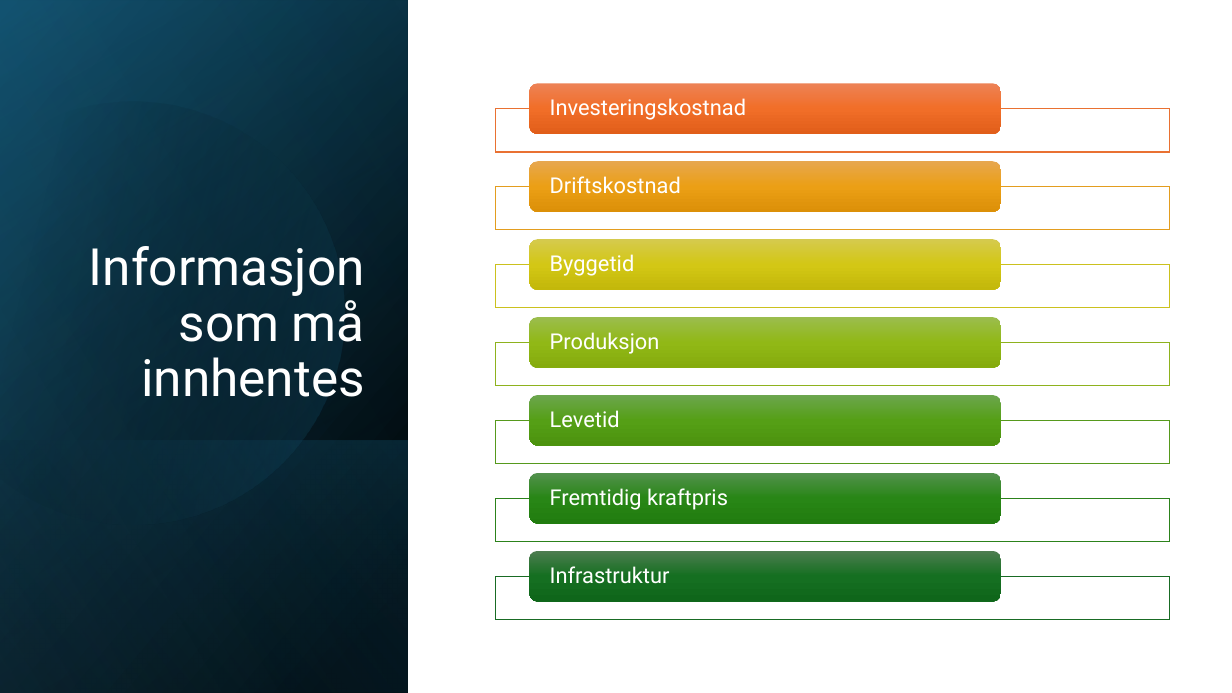
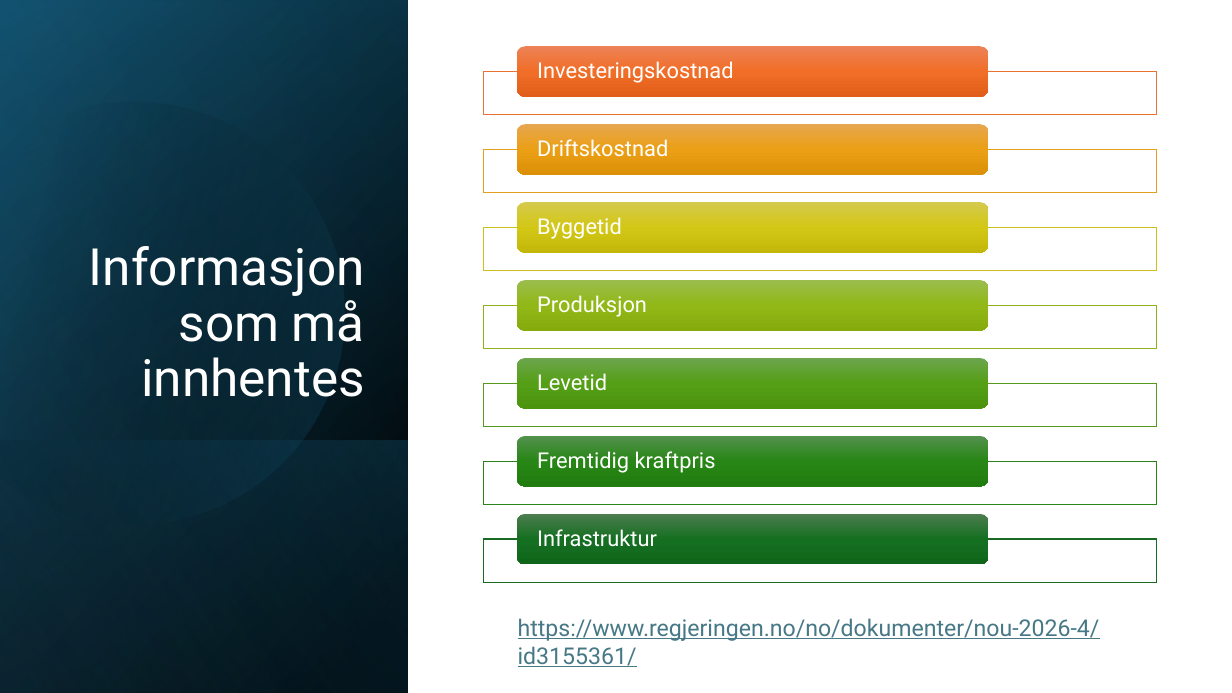
Before and after one commit to uit-sok-2301-h26/uit-sok-2301-h26.github.io, a slide deck: slide 13 of forelesninger/Forelesning 1.pptx (slide 12 before the commit). Drawn at 1232x693 pixels with LibreOffice and Linux fonts; fonts in the diff are those of the drawing. Boxes give left, top, right and bottom in pixels: in the first picture for what was removed or moved away, otherwise in the second. Text is boxed around its words. In the diff, an @@ line names an element or a change of style, - is before the commit and + after.

```diff
--- a/forelesninger/Forelesning 1.pptx
+++ b/forelesninger/Forelesning 1.pptx
@@ 7 texts, 7 rounded rectangles: place and size @@
-7 texts, 7 rounded rectangles at box(530, 83, 1001, 602)
+7 texts, 7 rounded rectangles at box(517, 46, 988, 565)
@@ 6 rectangles: place and size @@
-6 rectangles at box(495, 109, 1169, 542)
+6 rectangles at box(483, 72, 1157, 505)
@@ rectangle: place and size @@
-rectangle at box(495, 577, 1169, 620)
+rectangle at box(483, 539, 1157, 582)
@@ text added at box(518, 618, 1100, 667), 18 pt, text #467886, underline @@
+https://www.regjeringen.no/no/dokumenter/nou-2026-4/id3155361/
```
Also in this commit, not shown: 1 slide added.
